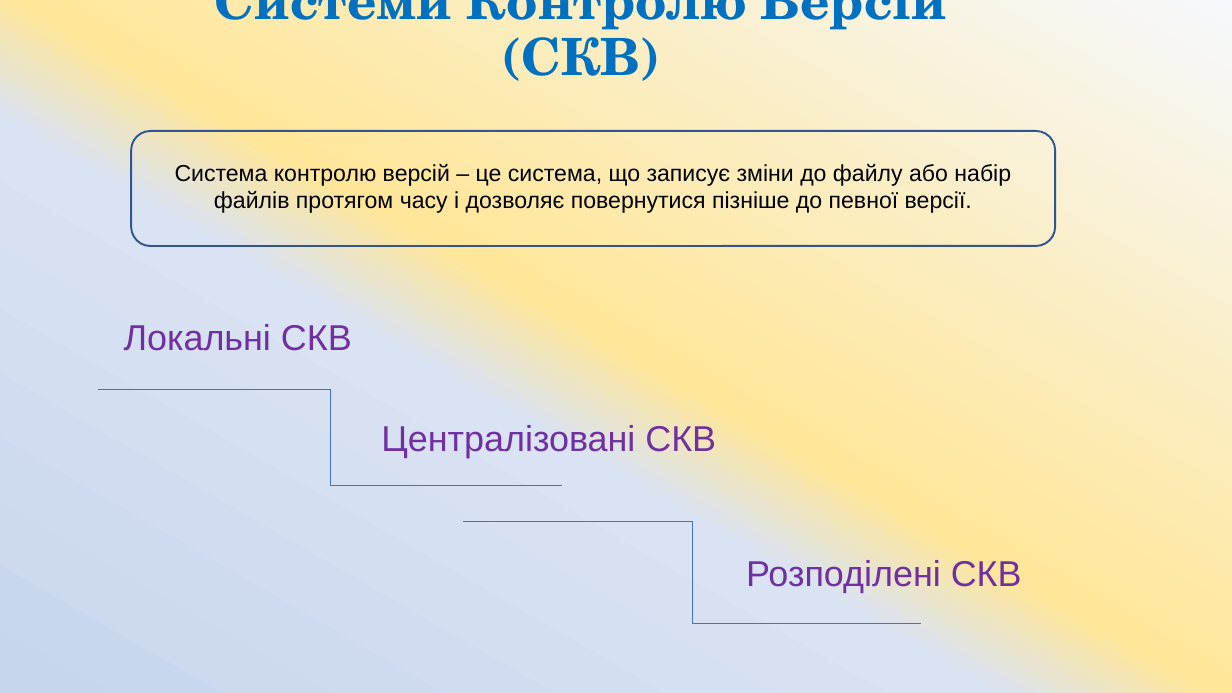
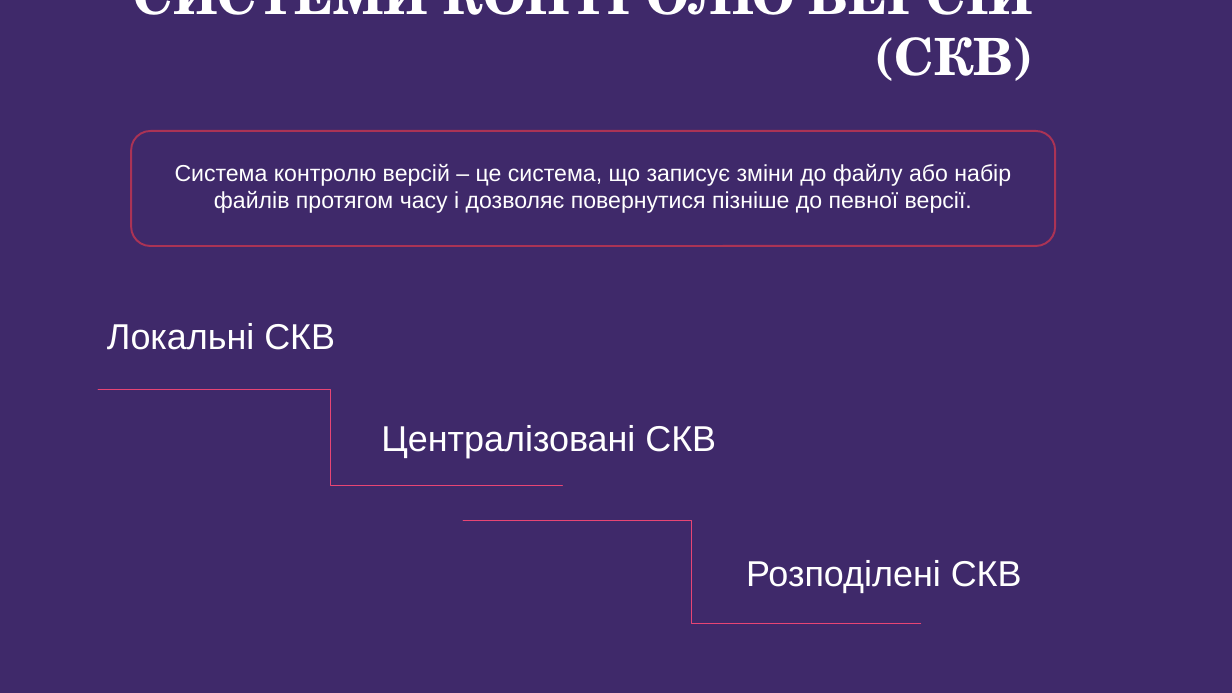
Before and after one commit to ArtemKlym/git_presentation, a slide deck: slide 5 of Git_1 part.pptx (slide 6 before the commit). Drawn at 1232x693 pixels with LibreOffice and Linux fonts; fonts in the diff are those of the drawing; background and template pictures are left out. Boxes give left, top, right and bottom in pixels: in the first picture for what was removed or moved away, otherwise in the second. Text is boxed around its words. In the diff, an @@ line names an element or a change of style, - is before the commit and + after.

```diff
--- a/Git_1 part.pptx
+++ b/Git_1 part.pptx
@@ background gradient #F6F8FC to #FFE699 to #DAE3F3 to #C7D5ED to picture (left out) @@
@@ title at (x1=133, y1=0, x2=1034, y2=76): text changed; text colour #0070C0 to #FFFFFF @@
-Системи Контролю Версій (СКВ)
+СИСТЕМИ КОНТРОЛЮ ВЕРСІЙ (СКВ)
@@ rounded rectangle at (x1=131, y1=131, x2=1055, y2=246): outline #325491 1.5 pt to #AC3356 1.5 pt @@
@@ text "Система контролю версій – це ..." at (x1=175, y1=164, x2=1011, y2=213): text colour #000000 to #FFFFFF @@
@@ text colour #7030A0 to #FFFFFF in 3 elements at (x1=381, y1=425, x2=716, y2=458), (x1=746, y1=560, x2=1022, y2=593), (x1=107, y1=323, x2=335, y2=350) @@
@@ text "Локальні СКВ" moved from (x1=124, y1=324, x2=352, y2=351) to (x1=107, y1=323, x2=335, y2=350) @@
@@ elbow line (98, 389) - (563, 485): stroke #4472C4 0.5 pt to #E84574 0.75 pt @@
@@ elbow line (463, 521) - (921, 624): stroke #4472C4 0.5 pt to #E84574 0.75 pt @@
```
Also in this commit, not shown: 4 other slides changed, 8 slides added, 24 slides removed.
